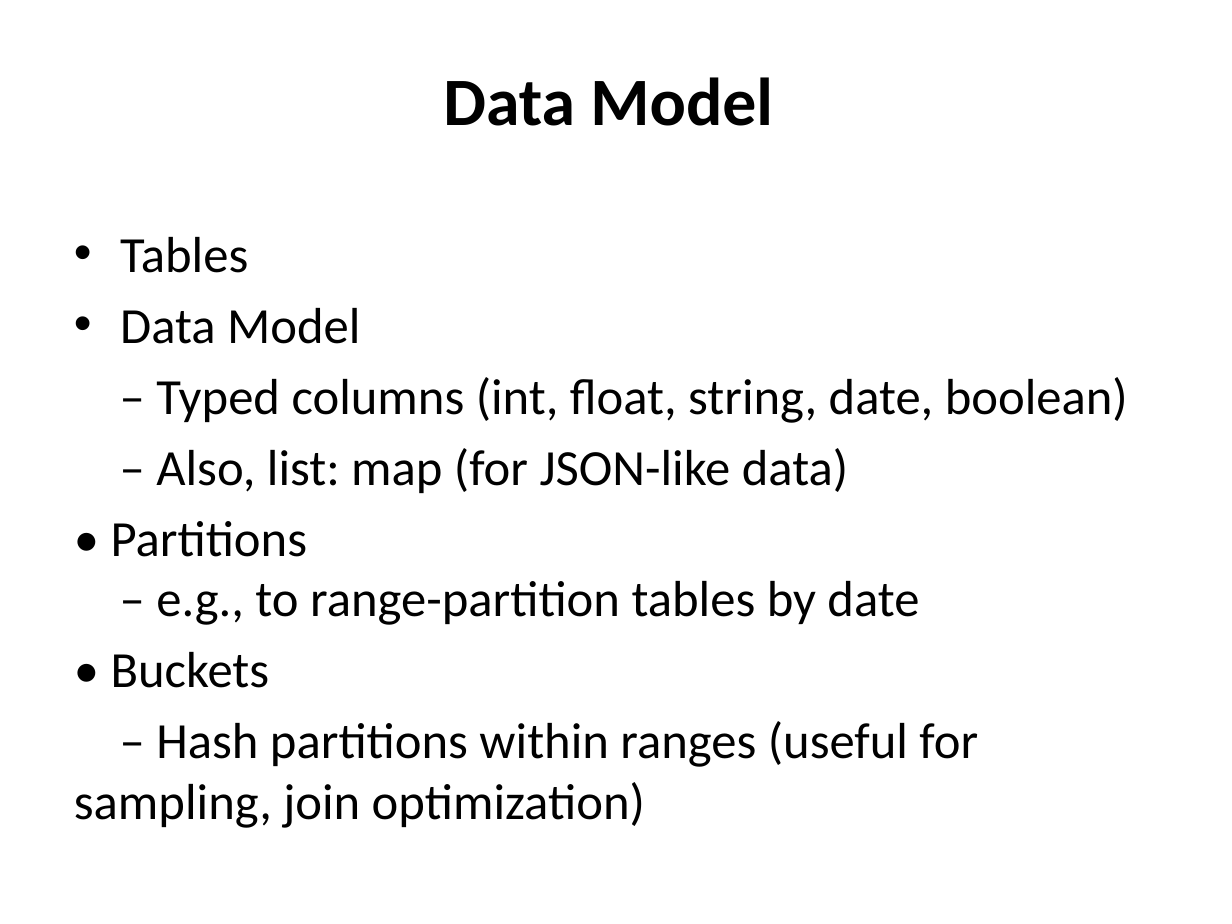
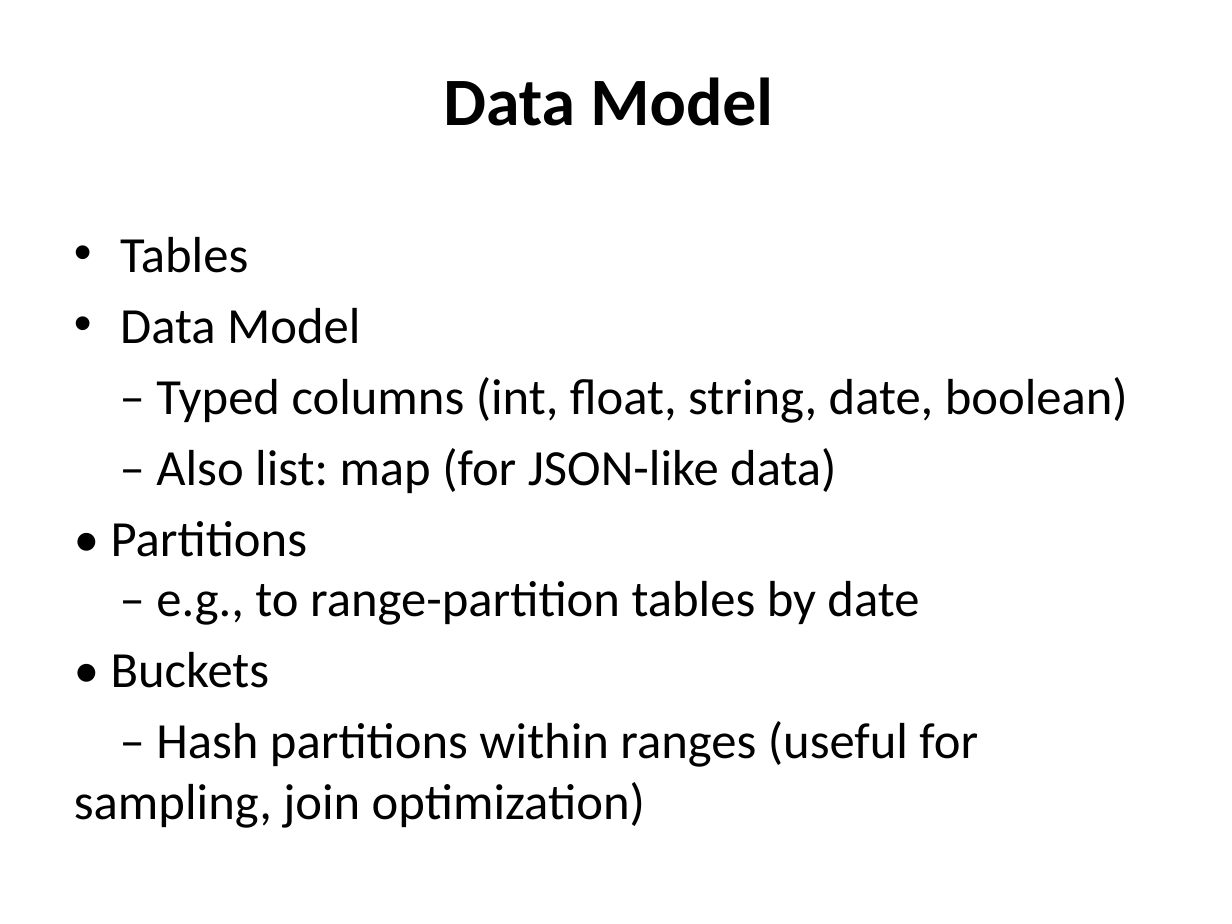
Before and after one commit to wjmagic9/CS5590_Midterm, a slide deck: slide 5 of Mid-term slides.pptx. Drawn at 1232x924 pixels with LibreOffice and Linux fonts; fonts in the diff are those of the drawing. Boxes give left, top, right and bottom in pixels: in the first picture for what was removed or moved away, otherwise in the second. Text is boxed around its words. In the diff, an @@ line names an element or a change of style, - is before the commit and + after.

Commit message:
new update

```diff
--- a/Mid-term slides.pptx
+++ b/Mid-term slides.pptx
@@ text at (156,448,836,493): text changed @@
-– Also, list: map (for JSON-like data)
+– Also list: map (for JSON-like data)
```
Also in this commit, not shown: 3 slides added.
